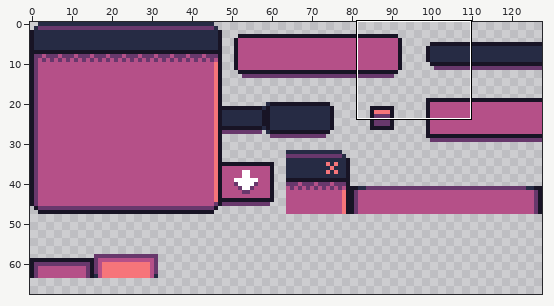
One commit to this sprite sheet: wingrid/assets/art/tiles/tiles_pink.png. The first picture is a wide view before the edit; the outline marks the close-up.
Close-up. First the earlier version:
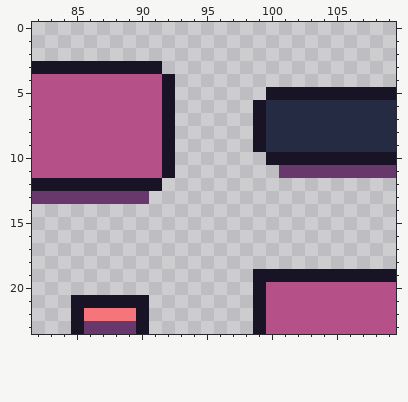
The file is 128x128 pixels. Shown: x 82..109, y 0..23. The wide view leaves out empty margins.
Once edited:
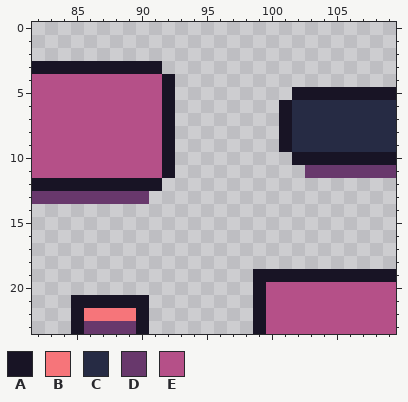
Palette (. is transparent): A #181425  B #f6757a  C #262b44  D #68386c  E #b55088
Change:
{"y":5,"x":100,"old":"AA","new":".."}
{"y":6,"x":99,"old":"ACC","new":"..A"}
{"y":7,"x":99,"old":"ACC","new":"..A"}
{"y":8,"x":99,"old":"ACC","new":"..A"}
{"y":9,"x":99,"old":"ACC","new":"..A"}
{"y":10,"x":100,"old":"AA","new":".."}
{"y":11,"x":101,"old":"DD","new":".."}
